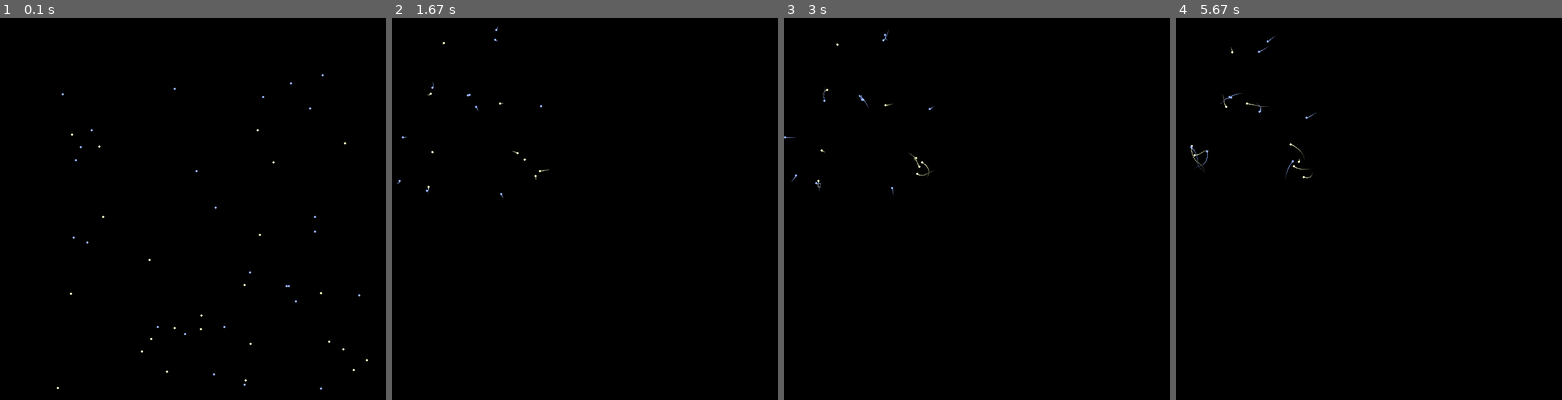
Above: before the commit, frames 1-4 (left to right).
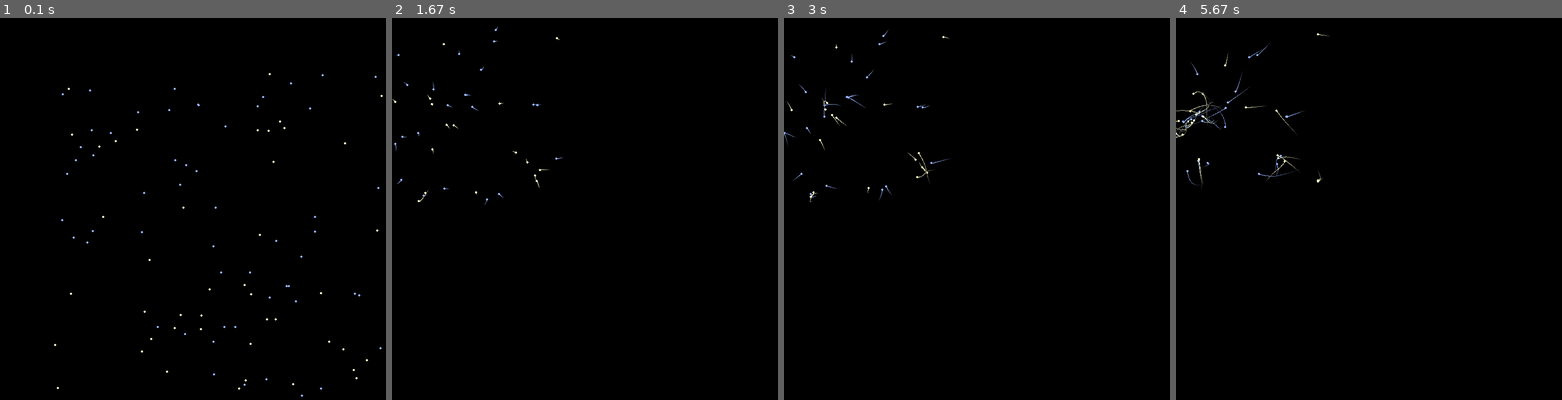
Above: after the commit, the same moments.

Repository: mirlan0705/n-body-star-cluster
Game: pygame game, started from main.py
Two runs of this game, one before a commit and one after it. Both use one fixed random seed, a clock stepped at 60 frames per second and the inputs below.
Inputs (mouse positions are in pixels of both pictures, inside the frame that each line leads up to):
- Up to frame 1 (0.1 s): no input
- Up to frame 2 (1.67 s): press the mouse at (662, 273) at 0.87 s; move the mouse to (577, 174) at 0.97 s; release the mouse at (496, 75) at 1.1 s; press the mouse at (662, 273) at 1.2 s; move the mouse to (639, 277) at 1.3 s; release the mouse at (615, 281) at 1.43 s
- Up to frame 3 (3 s): no input
- Up to frame 4 (5.67 s): no input

The runs differ from the first frame. In frame 1, 0.1% of the frame differs, in the area x 14-100%, y 14-100%; in frame 2, 0.2%; in frame 3, 0.4%; in frame 4, 0.6%, in the area x 0-40%, y 3-45%.

Commit message:
replaced double loop

Diff:
--- a/main.py
+++ b/main.py
@@ -11,6 +11,8 @@
 pygame.display.set_caption("N Body Star Cluster")
 
 clock = pygame.time.Clock()
+
+G = 0.5
 
 class QuadNode:
     def __init__(self, cx, cy, size):
@@ -34,11 +36,54 @@
         if star[0] > self.cx and star[1] > self.cy:
             return 3
 
-    def insert(self, q):
-        half = self.size / 2
-        star[4] = m1 + m2
-        star[0] = (x1m1 + x2m2) / star[4]
-        star[1] = (y1m1 + y2m2) / star[4]
+    def insert(self, star):
+        if self.mass == 0:
+            self.com_x = star[0]
+            self.com_y = star[1]
+            self.mass = star[4]
+        else:
+            total = self.mass + star[4]
+            self.com_x = (self.com_x * self.mass + star[0] * star[4]) / total
+            self.com_y = (self.com_y * self.mass + star[1] * star[4]) / total
+            self.mass = total
+        if not self.divided and self.body is None:
+            self.body = star
+            return
+        if not self.divided and self.body is not None:
+            half = self.size/2
+            self.children[0] = QuadNode(self.cx - half, self.cy - half, half) #NW
+            self.children[1] = QuadNode(self.cx + half, self.cy - half, half) #NE
+            self.children[2] = QuadNode(self.cx - half, self.cy + half, half) #SW
+            self.children[3] = QuadNode(self.cx + half, self.cy + half, half) #SE
+            self.divided = True
+            self.children[self._quadrant(self.body)].insert(self.body)
+            self.body = None
+            self.children[self._quadrant(star)].insert(star)
+            return
+        if self.divided:
+            self.children[self._quadrant(star)].insert(star)
+    def calculate_force(self, star, G, theta, softening):
+        if self.mass == 0:
+            return 0, 0
+        if not self.divided and self.body is star:
+            return 0, 0
+        dx = self.com_x - star[0]
+        dy = self.com_y - star[1]
+        dist = math.sqrt(dx*dx + dy*dy)
+        if self.size / dist < theta:
+            force = G * self.mass / (dist*dist + softening)
+            ax = force * dx / dist
+            ay = force * dy / dist
+            return ax, ay
+        ax = 0
+        ay = 0
+        for child in self.children:
+            if child is not None:
+                fx, fy = child.calculate_force(star, G, theta, softening)
+                ax += fx
+                ay += fy
+        return ax, ay
+
 
 
 
@@ -51,7 +96,7 @@
 
 stars = []
 
-for i in range(50):
+for i in range(100):
     x = random.uniform(100, 700)
     y = random.uniform(100, 700)
     vx = random.uniform(-0.05, 0.05)
@@ -91,20 +136,21 @@
                 pan_start = (mouse_x, mouse_y)
     screen.fill((0,0,0))
 
+    all_x = [s[0] for s in stars]
+    all_y = [s[1] for s in stars]
+    cx = (max(all_x) + min(all_x)) / 2
+    cy = (max(all_y) + min(all_y)) / 2
+    size = max(max(all_x) - min(all_x), max(all_y) - min(all_y)) / 2 + 100
+    root = QuadNode(cx, cy, size)
+    for s in stars:
+        root.insert(s)
+
+
     for star in stars:
-        for other in stars:
-            if star == other:
-                continue
+        ax, ay = root.calculate_force(star, G, 0.5, 50)
+        star[2] += ax
+        star[3] += ay
 
-            dx = other[0] - star[0]
-            dy = other[1] - star[1]
-            distance = math.sqrt(dx**2 + dy**2)
-            force = 0.5 * other[4] / (distance**2+50)
-            ax = force * dx/distance
-            ay = force * dy/distance
-
-            star[2] += ax
-            star[3] += ay
 
         star[0] += star[2]
         star[1] += star[3]
